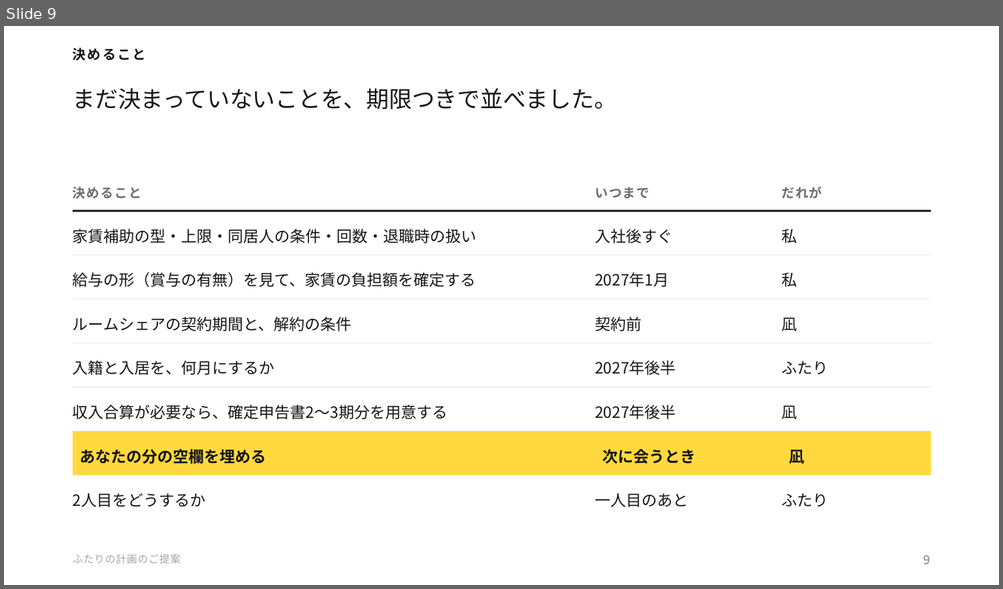
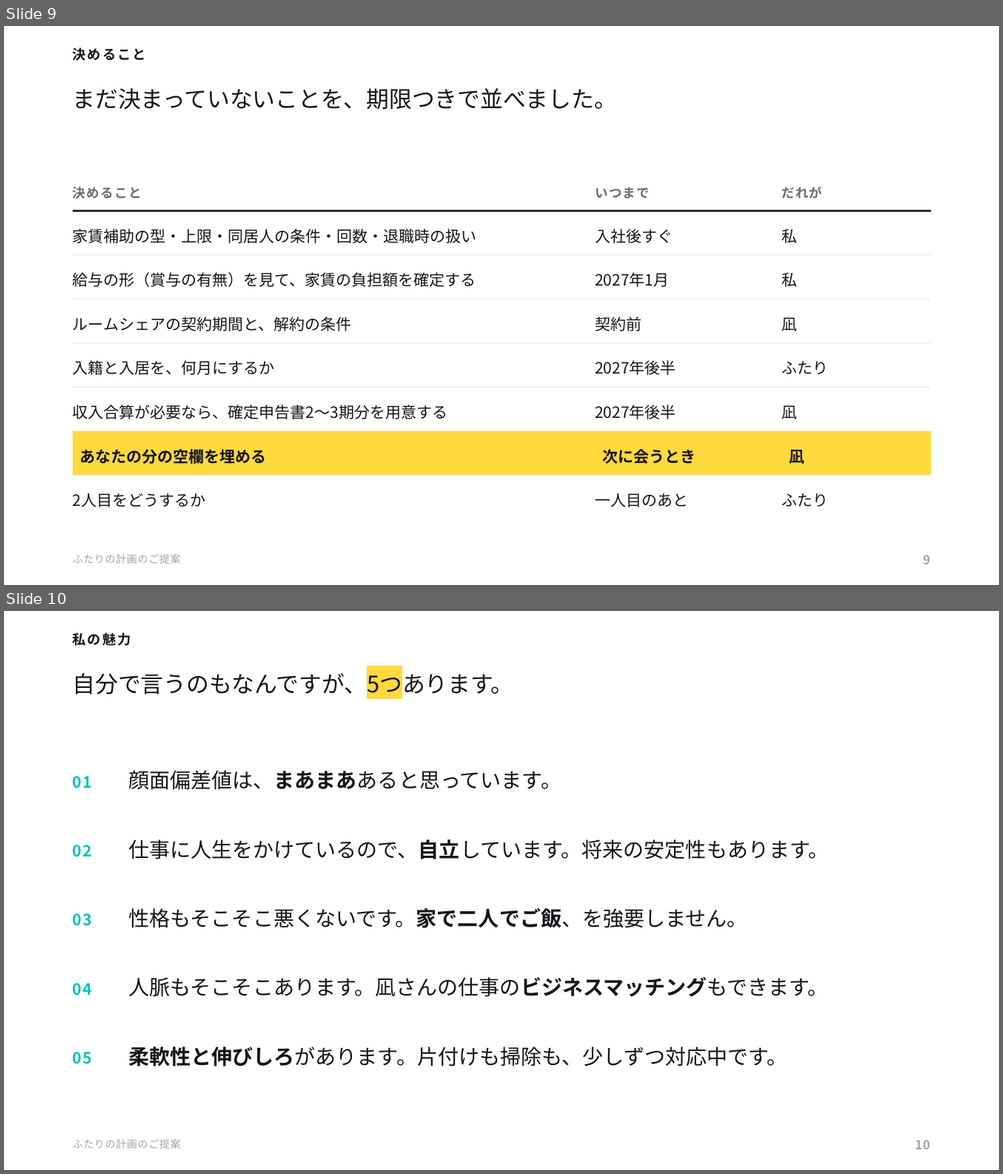
Before and after one commit to ayaka1933-glitch/portfolio, a slide deck: proposal/ふたりの計画のご提案.pptx. Shown one above the other, each under a label of ours: slide 9 before the commit, slides 9 and 10 after it. The pictures are 1003x589 and 1003x1174 pixels, drawn with LibreOffice and Linux fonts; fonts in the diff are those of the drawing. Boxes give left, top, right and bottom in pixels: in the first picture for what was removed or moved away, otherwise in the second. Text is boxed around its words. In the diff, an @@ line names an element or a change of style, - is before the commit and + after.

```diff
--- a/proposal/ふたりの計画のご提案.pptx
+++ b/proposal/ふたりの計画のご提案.pptx
@@ slide 10 added at [4,611,999,1170], background #FFFFFF @@
@@ text added at [73,632,131,646], 13 pt, text #14141A, bold @@
+私の魅力
@@ text added at [73,669,514,698], 22 pt, text #14141A @@
+自分で言うのもなんですが、5つあります。
@@ text added at [73,776,92,789], 15 pt, text #00C4B3, bold @@
+01
@@ text added at [128,770,561,790], 20 pt, text #14141A @@
+顔面偏差値は、まあまああると思っています。
@@ text added at [73,845,92,857], 15 pt, text #00C4B3, bold @@
+02
@@ text added at [128,840,828,860], 20 pt, text #14141A @@
+仕事に人生をかけているので、自立しています。将来の安定性もあります。
@@ text added at [73,914,92,926], 15 pt, text #00C4B3, bold @@
+03
@@ text added at [128,908,748,928], 20 pt, text #14141A @@
+性格もそこそこ悪くないです。家で二人でご飯、を強要しません。
@@ text added at [73,983,92,996], 15 pt, text #00C4B3, bold @@
+04
@@ text added at [128,977,828,997], 20 pt, text #14141A @@
+人脈もそこそこあります。凪さんの仕事のビジネスマッチングもできます。
@@ text added at [73,1052,92,1065], 15 pt, text #00C4B3, bold @@
+05
@@ text added at [128,1047,788,1067], 20 pt, text #14141A @@
+柔軟性と伸びしろがあります。片付けも掃除も、少しずつ対応中です。
@@ text added at [73,1139,181,1149], 10 pt, text #A3A3AE @@
+ふたりの計画のご提案
@@ text added at [915,1140,930,1150], 12 pt, text #A3A3AE, bold @@
+10
```
Also in this commit, not shown: 1 slide changed, 1 other slide added, 3 other files.
